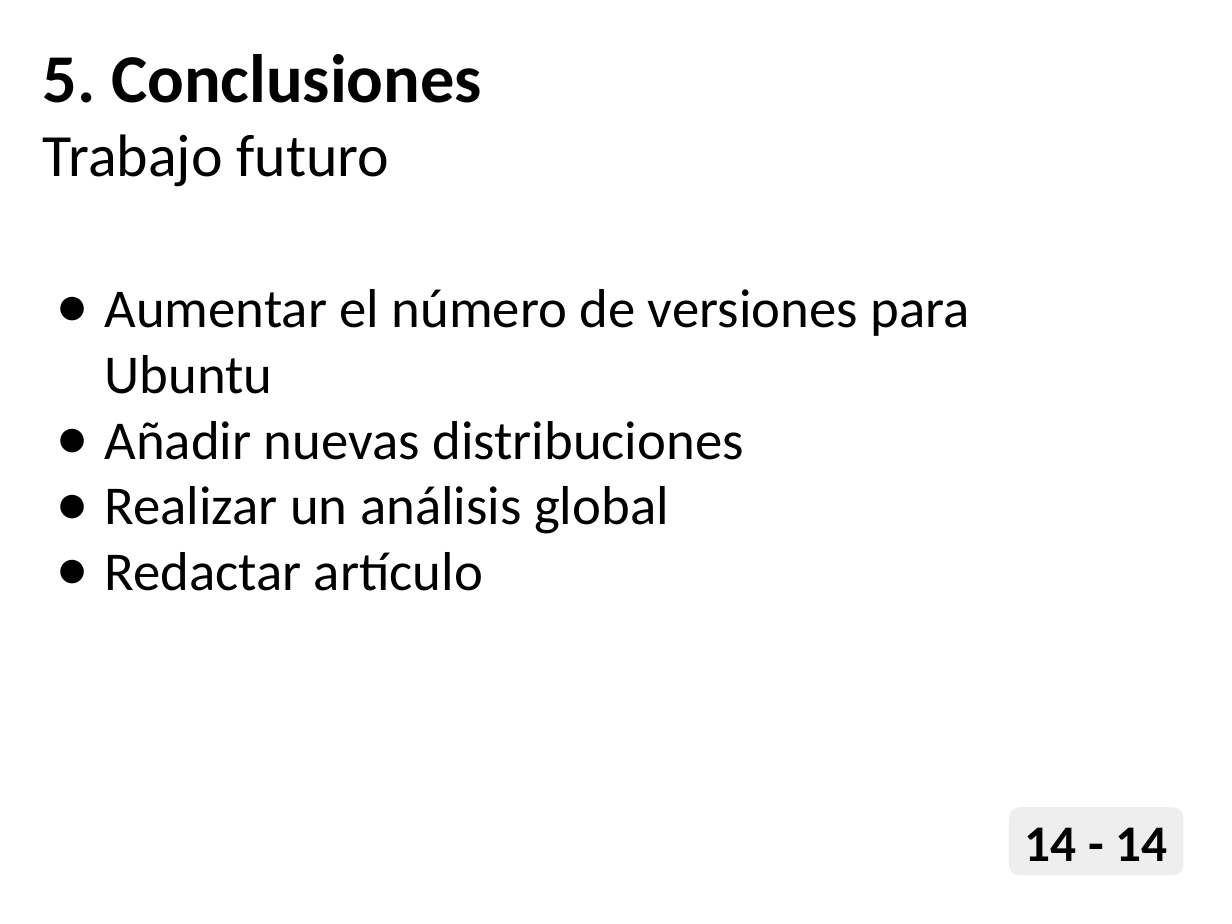
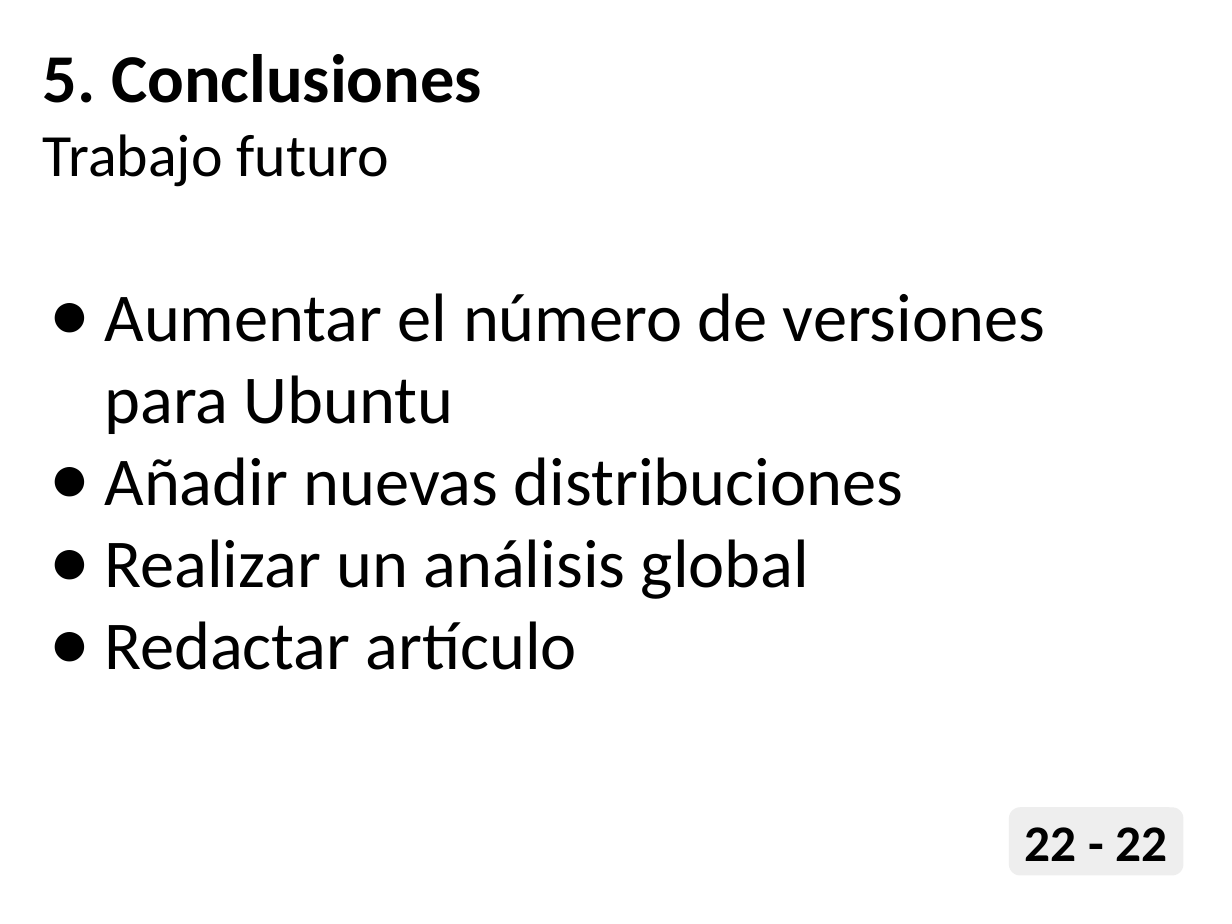
Before and after one commit to joszamama/linux-distros-analysis, a slide deck: slide 30 of docs/DAS - Presentación.pptx (slide 25 before the commit). Drawn at 1232x924 pixels with LibreOffice and Linux fonts; fonts in the diff are those of the drawing. Boxes give left, top, right and bottom in pixels: in the first picture for what was removed or moved away, otherwise in the second. Text is boxed around its words. In the diff, an @@ line names an element or a change of style, - is before the commit and + after.

```diff
--- a/docs/DAS - Presentación.pptx
+++ b/docs/DAS - Presentación.pptx
@@ text "Aumentar el número de versiones ..." at <box>104,293,1045,670</box>: size 32 to 40 pt; indent changed @@
@@ text in rounded rectangle at <box>1025,827,1167,861</box>: text changed @@
-14 - 14
+22 - 22
```
Also in this commit, not shown: 13 other slides changed, 8 slides added, 3 slides removed, 1 other file.
